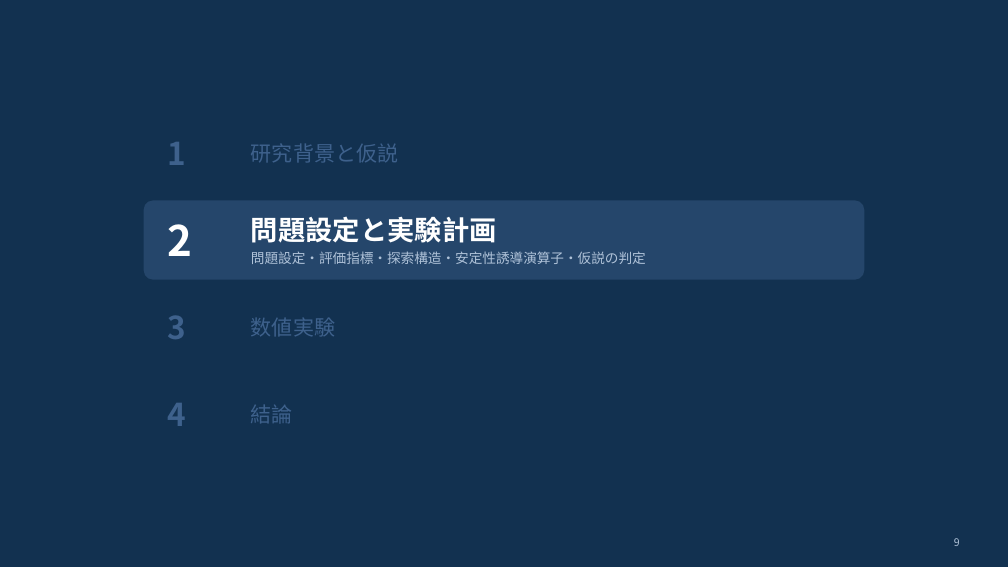
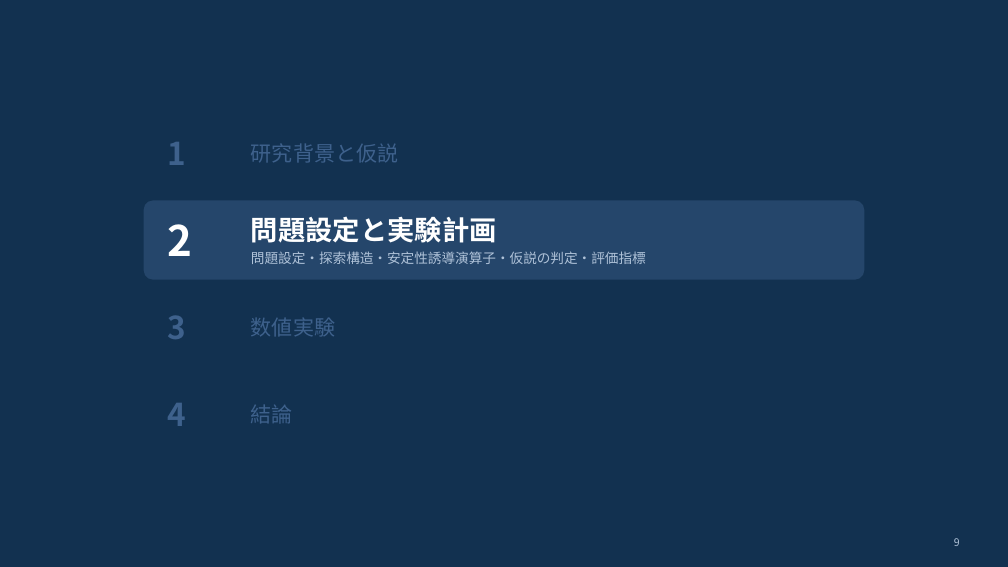
Before and after one commit to kitotakumi/stability_scheduling, a slide deck: slide 9 of doc/presentation_materials/JIMA2026fall_発表.pptx. Drawn at 1008x567 pixels with LibreOffice and Linux fonts; fonts in the diff are those of the drawing. Boxes give left, top, right and bottom in pixels: in the first picture for what was removed or moved away, otherwise in the second. Text is boxed around its words. In the diff, an @@ line names an element or a change of style, - is before the commit and + after.

```diff
--- a/doc/presentation_materials/JIMA2026fall_発表.pptx
+++ b/doc/presentation_materials/JIMA2026fall_発表.pptx
@@ text at (251,251,646,264): text changed @@
-問題設定・評価指標・探索構造・安定性誘導演算子・仮説の判定
+問題設定・探索構造・安定性誘導演算子・仮説の判定・評価指標
```
Also in this commit, not shown: 5 other slides changed, 2 other files.
